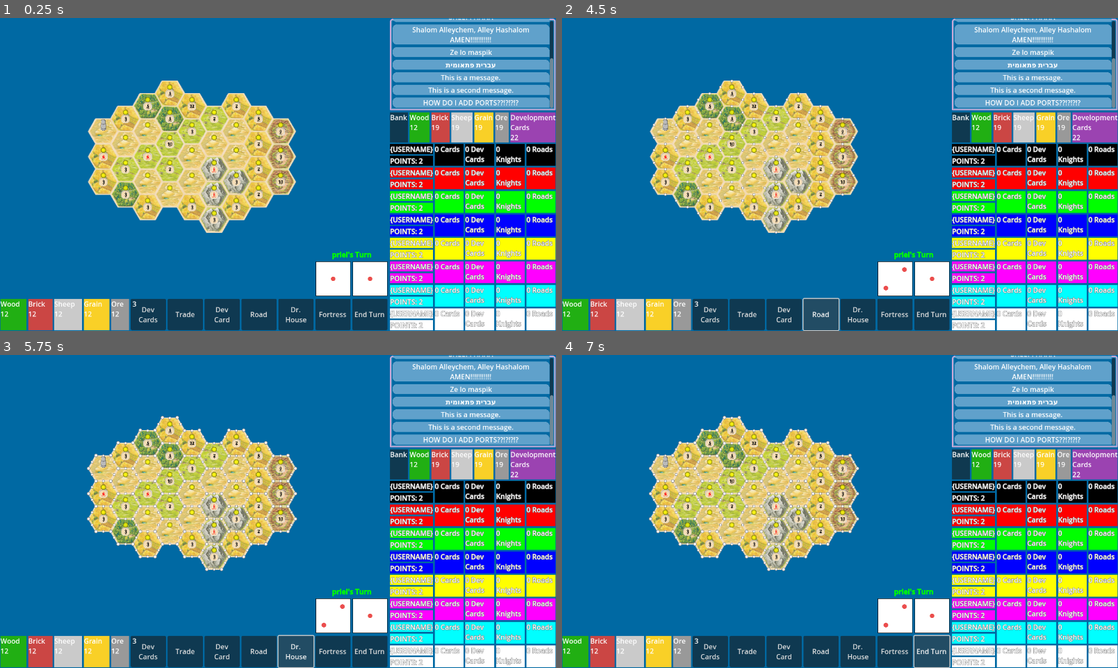
Above: before the commit, frames 1-4 (two rows, left to right).
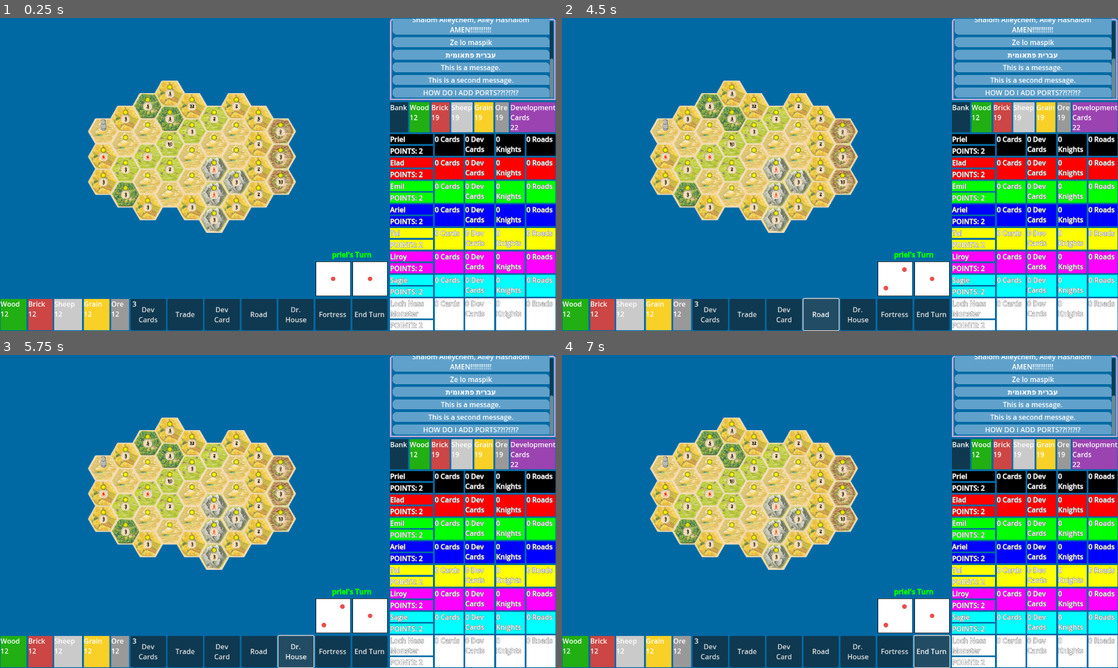
Above: after the commit, the same moments.

Repository: C0dot/Settlers-Of-Persia
Game: Godot game, scene res://main_game.tscn
Same seed, same stepped clock (60 frames per second), same inputs: the game is played once before the commit and once after it.
Inputs (mouse positions are in pixels of both pictures, inside the frame that each line leads up to):
- Up to frame 1 (0.25 s): no input
- Up to frame 2 (4.5 s): click (895, 277) at 0.5 s; click (934, 277) at 1.25 s; click "Dev Cards" at 2 s; click "Trade" at 2.75 s; click "Dev Card" at 3.5 s; click "Road" at 4.25 s
- Up to frame 3 (5.75 s): click "Dr. House" at 5 s
- Up to frame 4 (7 s): click "Fortress" at 5.75 s; click "End Turn" at 6.5 s

The runs differ from the first frame. In frame 1, 18% of the frame differs, in the area x 70-100%, y 0-100%; in frame 2, 19%; in frame 3, 19%, in the area x 15-100%, y 0-100%; in frame 4, 19%.
Error after the commit: Invalid access to property or key 'build_road' on a base object of type 'Node (globals.gd)'. (res://road_layer.gd:49)

Commit message:
resolved merge conflicts in main_game.gd and globals.gd

Diff:
--- a/globals.gd
+++ b/globals.gd
@@ -1,7 +1,9 @@
-# globals.gd
 extends Node
 
-var current_player: int = 4
+var current_player: int = 0:
+	set(value):
+		current_player = value % 8
+		turn_passed.emit()
 var player_count: int = 8
 var mouse_on_log: bool = false
 var pan_toggle: bool = false:
@@ -10,15 +12,15 @@
 			pan_val = -1
 		else:
 			pan_val = 1
+		pan_toggle = value
 
 var pan_val: int = 1
 
 var player_colors: Array[Color] = [Color("#000000"), Color("#ff0000"), Color("#00ff00"), Color("#0000ff"), Color("#ffff00"), Color("#ff00ff"), Color("#00ffff"), Color("#ffffff")]
 
-signal build_road
-signal road_built
-signal build_house
-signal house_built
-signal build_fortress
-signal fortress_built
+@warning_ignore("unused_signal") signal build_road_toggle
+@warning_ignore("unused_signal") signal build_house_toggle
+@warning_ignore("unused_signal") signal build_fortress_toggle
+@warning_ignore("unused_signal") signal setup_complete # this signal is used to wait for the game to load. emit it whenever some code breaks because something else hasn't loaded in yet at the start of the game.
+signal turn_passed
 signal move_robber
--- a/main_game.gd
+++ b/main_game.gd
@@ -8,10 +8,14 @@
 var instance: Node
 
 func _ready() -> void:
+	# example array, array below will be recieved from the lobby scene.
+	var names: Array[String] = ["Priel", "Elad", "Emil", "Ariel", "Tal", "Liroy", "Sagie", "Loch Ness Monster"]
 	for player in Globals.player_count:
 		instance = PLAYER_COUNTER.instantiate()
 		instance.player_number = player
+		instance.username = names.pop_front()
 		$CanvasLayer/Control/TrackerTab/VBoxContainer.add_child(instance)
+	Globals.setup_complete.emit()
 
 	ZoomTarget = $Map.scale
 
